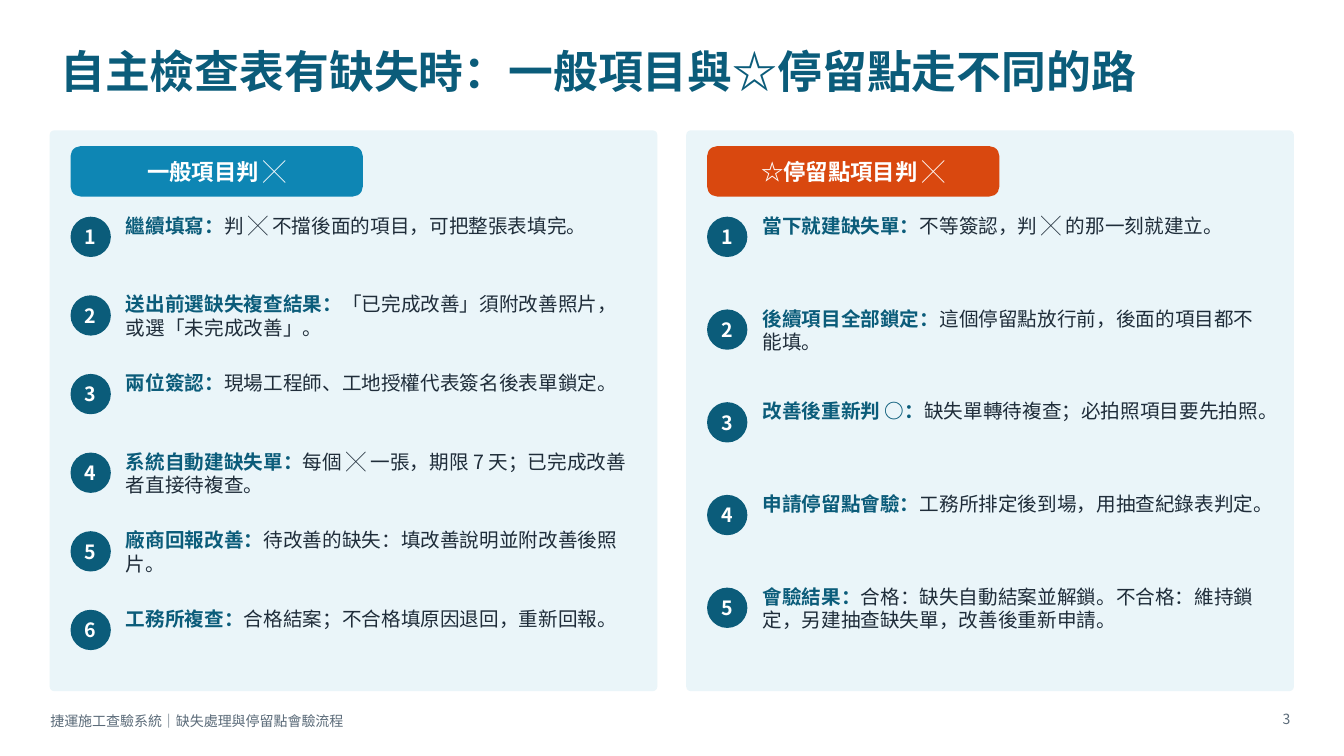
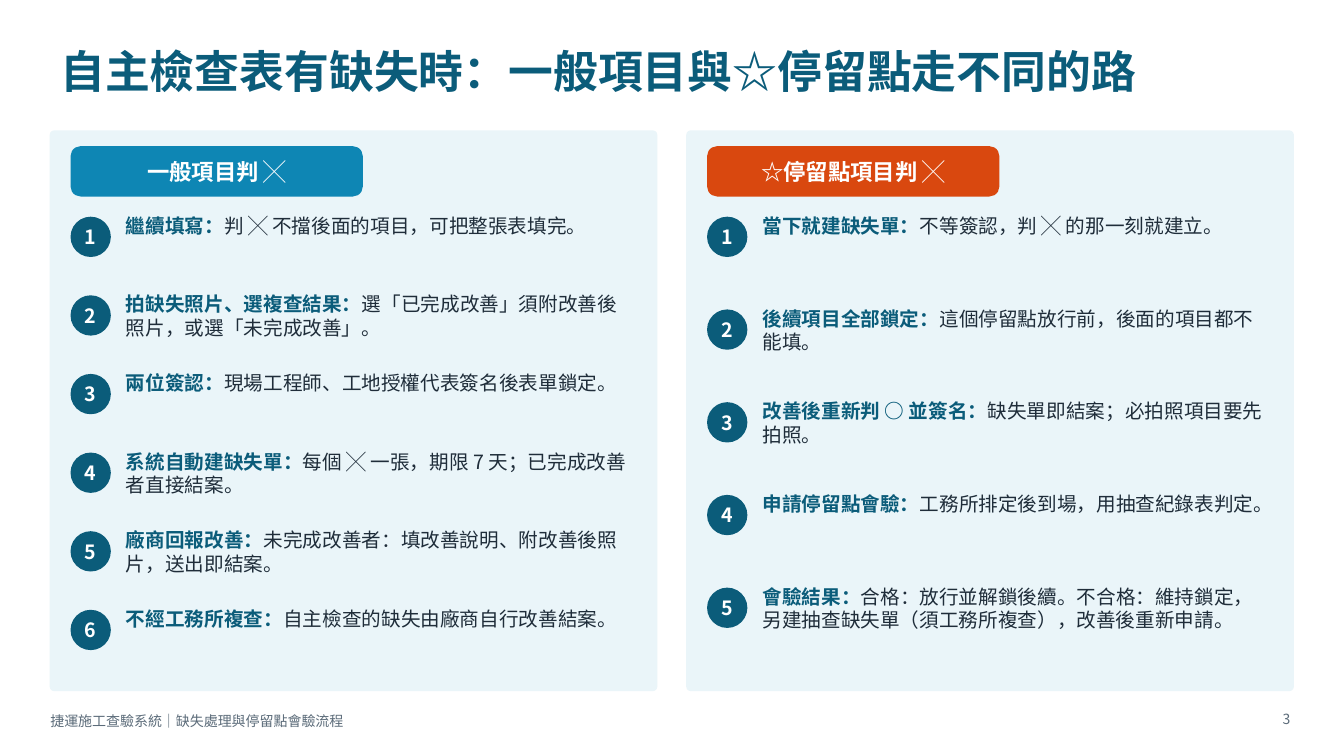
Before and after one commit to brianchou7310/MRT-Construction-QMS, a slide deck: slide 3 of 捷運施工查驗系統_缺失與停留點流程說明.pptx. Drawn at 1344x756 pixels with LibreOffice and Linux fonts; fonts in the diff are those of the drawing. Boxes give left, top, right and bottom in pixels: in the first picture for what was removed or moved away, otherwise in the second. Text is boxed around its words. In the diff, an @@ line names an element or a change of style, - is before the commit and + after.

```diff
--- a/捷運施工查驗系統_缺失與停留點流程說明.pptx
+++ b/捷運施工查驗系統_缺失與停留點流程說明.pptx
@@ text at bbox=[126, 294, 617, 337]: text changed @@
-送出前選缺失複查結果：「已完成改善」須附改善照片，或選「未完成改善」。
+拍缺失照片、選複查結果：選「已完成改善」須附改善後照片，或選「未完成改善」。
@@ text at bbox=[763, 401, 1263, 444]: text changed @@
-改善後重新判 ○：缺失單轉待複查；必拍照項目要先拍照。
+改善後重新判 ○ 並簽名：缺失單即結案；必拍照項目要先拍照。
@@ text at bbox=[126, 452, 626, 494]: text changed @@
-系統自動建缺失單：每個 ╳ 一張，期限 7 天；已完成改善者直接待複查。
+系統自動建缺失單：每個 ╳ 一張，期限 7 天；已完成改善者直接結案。
@@ text at bbox=[126, 530, 617, 573]: text changed @@
-廠商回報改善：待改善的缺失：填改善說明並附改善後照片。
+廠商回報改善：未完成改善者：填改善說明、附改善後照片，送出即結案。
@@ text at bbox=[763, 587, 1254, 629]: text changed @@
-會驗結果：合格：缺失自動結案並解鎖。不合格：維持鎖定，另建抽查缺失單，改善後重新申請。
+會驗結果：合格：放行並解鎖後續。不合格：維持鎖定，另建抽查缺失單（須工務所複查），改善後重新申請。
@@ text at bbox=[126, 609, 617, 628]: text changed @@
-工務所複查：合格結案；不合格填原因退回，重新回報。
+不經工務所複查：自主檢查的缺失由廠商自行改善結案。
```
Also in this commit, not shown: 11 other slides changed, 1 other file.
